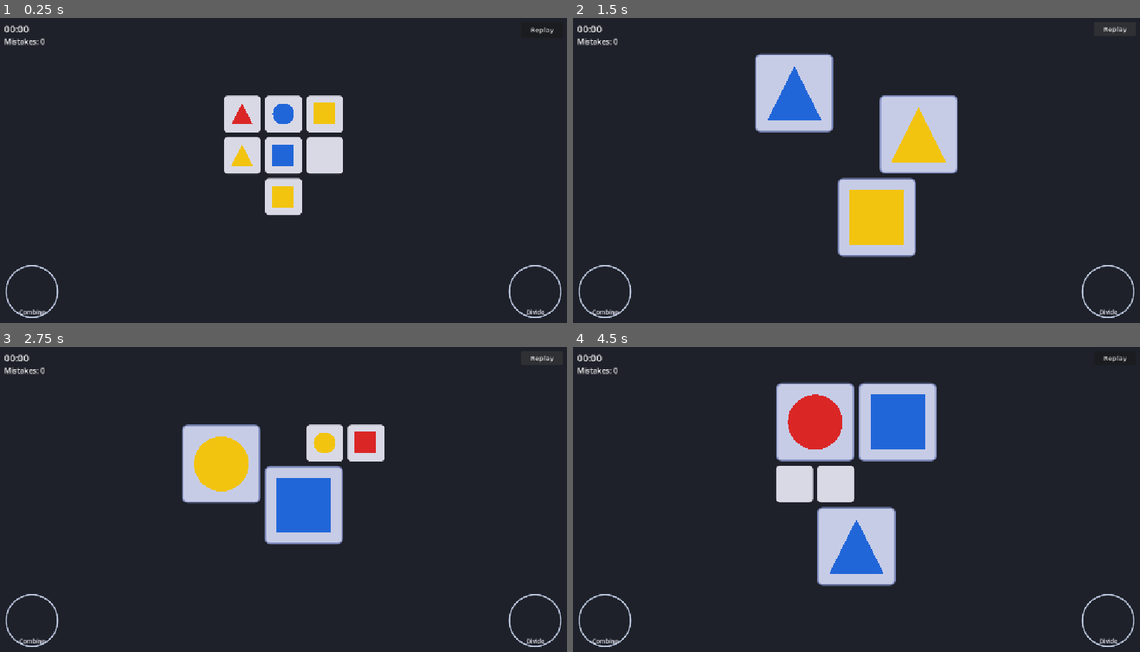
Above: before the commit, frames 1-4 (two rows, left to right).
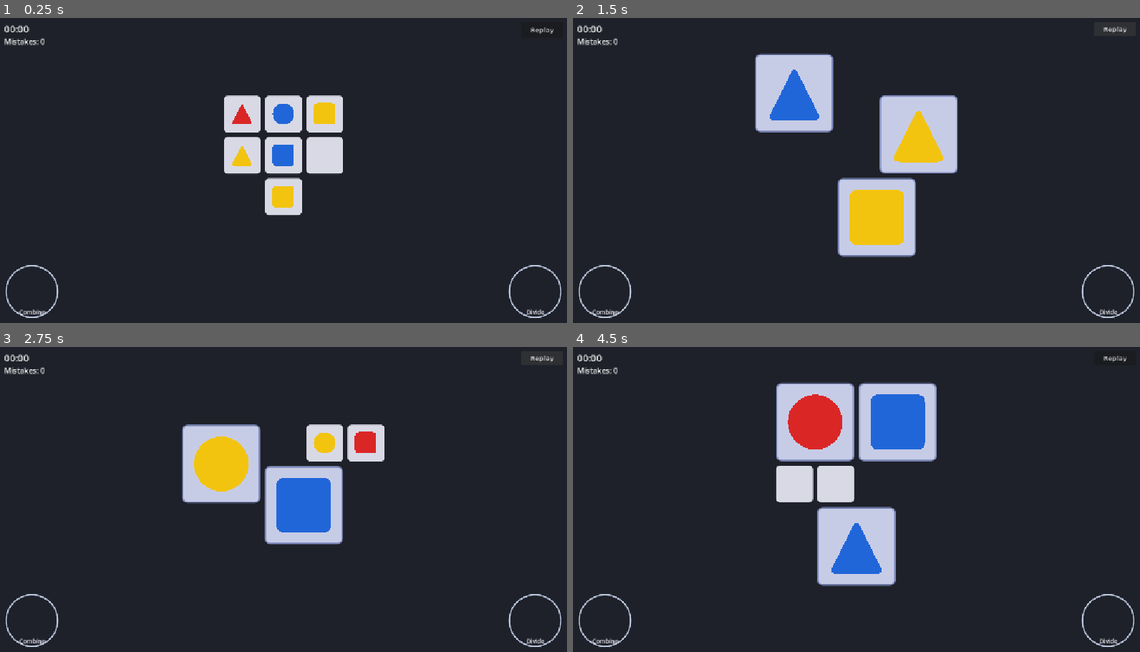
Above: after the commit, the same moments.

Repository: MandalayFleab/ProjectDots
Game: Godot game, scene res://scenes/game/game.tscn
Same seed, same stepped clock (60 frames per second), same inputs: the game is played once before the commit and once after it.
Inputs (mouse positions are in pixels of both pictures, inside the frame that each line leads up to):
- Up to frame 1 (0.25 s): no input
- Up to frame 2 (1.5 s): click "Replay" at 0.5 s; click "Replay" at 1.25 s
- Up to frame 3 (2.75 s): click "Replay" at 2 s
- Up to frame 4 (4.5 s): tap Enter at 2.75, 4.25 s; drag from (794, 462) to (913, 435) at 2.77 s; tap Space at 3.5 s; drag from (771, 401) to (828, 569) at 3.52 s; move the mouse to (794, 441) at 4.27 s; click (794, 441) at 4.42 s

The runs differ from the first frame. In frame 1, less than 0.1% of the frame differs, in the area x 40-60%, y 27-63%; in frame 2, less than 0.1%, in the area x 34-66%, y 15-75%; in frame 3, less than 0.1%; in frame 4, less than 0.1%.

Commit message:
Se agrega animación antes de mezclar las piezas y se mejora el aspecto visual de el triángulo y el cuadrado

Diff:
--- a/scenes/board_cell/board_cell.gd
+++ b/scenes/board_cell/board_cell.gd
@@ -219,7 +219,9 @@
 # Long press (on the cell or the piece sitting in it -- ShapePiece forwards
 # its presses here) expels the current piece. Same timing as the Combiner's.
 func start_hold() -> void:
-	if locked or current_piece == null:
+	# An IGNORE piece is mid-move or shrinking away after a failed check --
+	# expelling it then would race whatever is animating it.
+	if locked or current_piece == null or current_piece.mouse_filter == Control.MOUSE_FILTER_IGNORE:
 		return
 	_hold_active = true
 	_hold_id += 1
--- a/scenes/game/game_manager.gd
+++ b/scenes/game/game_manager.gd
@@ -21,6 +21,10 @@
 # frame would trigger a full board/tray/UI recompute.
 const RESIZE_SETTLE_SECONDS := 0.3
 
+# How long the solution previews take to shrink away once the reveal time is
+# up, before the pieces are scrambled out of the board.
+const PREVIEW_SHRINK_SECONDS := 0.4
+
 @onready var board: Board = $Board
 @onready var tray: Tray = $Tray
 @onready var combiner: Combiner = $Combiner
@@ -44,6 +48,7 @@
 # panel, alongside board_size_ratio = 1.0.
 var chrome_scale: float = 0.70
 
+var _checking_solution: bool = false
 var _ready_for_resize: bool = false
 var _resize_watch_active: bool = false
 var _last_resize_time: float = 0.0
@@ -266,7 +271,42 @@
 		preview.position = (cell.size - preview.size) * 0.5
 	reveal_timer.start()
 
+# Shrinks each control toward its own center and resolves once they're gone,
+# returning false if Replay was pressed meanwhile (the round no longer
+# exists). The tweens are bound to the controls themselves, so a Replay
+# mid-shrink frees them along with their cells, while the wait uses a scene
+# timer that always fires. Input is ignored while shrinking -- callers that
+# keep the controls afterwards reset scale and mouse_filter themselves.
+func _shrink_away(controls: Array) -> bool:
+	var tweens: Array[Tween] = []
+	for control in controls:
+		control.mouse_filter = Control.MOUSE_FILTER_IGNORE
+		control.pivot_offset = control.size * 0.5
+		var tween: Tween = control.create_tween()
+		tween.tween_property(control, "scale", Vector2.ZERO, PREVIEW_SHRINK_SECONDS) \
+			.set_trans(Tween.TRANS_BACK).set_ease(Tween.EASE_IN)
+		tweens.append(tween)
+	var round_level := level
+	await get_tree().create_timer(PREVIEW_SHRINK_SECONDS).timeout
+	# The timer and the tweens end on the same frame, and the timer can fire
+	# first -- without this, a tween's final step would land AFTER a caller
+	# restored scale, shrinking a re-scrambled piece back to zero (invisible
+	# in the tray, which also stalls the next solution check).
+	for tween in tweens:
+		if tween.is_valid():
+			tween.kill()
+	for control in controls:
+		if is_instance_valid(control):
+			control.scale = Vector2.ZERO
+	return level == round_level
+
 func _on_reveal_timer_timeout() -> void:
+	var previews: Array = []
+	for cell in board.get_cells():
+		previews.append_array(cell.get_children())
+	if not await _shrink_away(previews):
+		return
+
 	for cell in board.get_cells():
 		for child in cell.get_children():
 			child.queue_free()
@@ -297,6 +337,10 @@
 	# isn't resolving anything, so it must block readiness too.
 	if tray.get_child_count() > 0 or combiner.held_piece != null:
 		return
+	# A check already in progress is mid-shrink -- a late placement callback
+	# (e.g. an earlier animated move landing now) must not count mistakes twice.
+	if _checking_solution:
+		return
 	var open_cells: Array = []
 	for cell in board.get_cells():
 		if not cell.locked:
@@ -304,7 +348,7 @@
 	_check_solution(open_cells)
 
 func _check_solution(open_cells: Array) -> void:
-	var wrong_pieces: Array[ShapePiece] = []
+	var wrong_cells: Array = []
 	var pending_empty_cells: Array = []
 	for cell in open_cells:
 		if cell.is_solved():
@@ -316,14 +360,37 @@
 				cell.lock()
 		else:
 			mistakes += 1
-			var released: Array[ShapePiece] = cell.release_wrong_pieces()
-			for piece in released:
-				# "Tried" is recorded here, at evaluation time, not when the
-				# piece was dropped -- so repositioning pieces during the
-				# "shape colocation" phase never burns an attempt by itself.
-				cell.remember_tried(piece)
-			wrong_pieces.append_array(released)
+			wrong_cells.append(cell)
 	mistakes_label.text = "Mistakes: %d" % mistakes
+
+	# Misplaced pieces shrink away in their cells first, same as the reveal
+	# previews, and only then get released and re-scrambled.
+	var shrinking: Array = []
+	for cell in wrong_cells:
+		if cell.current_piece != null:
+			shrinking.append(cell.current_piece)
+	if not shrinking.is_empty():
+		# A piece selected before the check could otherwise be tapped into
+		# another cell mid-shrink.
+		Selection.deselect()
+		_checking_solution = true
+		var still_this_round: bool = await _shrink_away(shrinking)
+		_checking_solution = false
+		if not still_this_round:
+			return
+
+	var wrong_pieces: Array[ShapePiece] = []
+	for cell in wrong_cells:
+		var released: Array[ShapePiece] = cell.release_wrong_pieces()
+		for piece in released:
+			# "Tried" is recorded here, at evaluation time, not when the
+			# piece was dropped -- so repositioning pieces during the
+			# "shape colocation" phase never burns an attempt by itself.
+			cell.remember_tried(piece)
+			# Back to full size for the scramble (release_wrong_pieces()'s
+			# cancel_animation() already restored its mouse_filter).
+			piece.scale = Vector2.ONE
+		wrong_pieces.append_array(released)
 
 	if wrong_pieces.is_empty():
 		for cell in pending_empty_cells:
--- a/scenes/shape_piece/shape_piece.gd
+++ b/scenes/shape_piece/shape_piece.gd
@@ -37,9 +37,16 @@
 func _draw() -> void:
 	var fill := Shapes.color_for(color)
 	var margin := 8.0
+	var rounding: float = (minf(size.x, size.y) - margin * 2.0) * Shapes.CORNER_ROUNDING_RATIO
 	match shape_type:
 		Shapes.Type.SQUARE:
-			draw_rect(Rect2(Vector2(margin, margin), size - Vector2(margin, margin) * 2), fill)
+			var points := PackedVector2Array([
+				Vector2(margin, margin),
+				Vector2(size.x - margin, margin),
+				Vector2(size.x - margin, size.y - margin),
+				Vector2(margin, size.y - margin),
+			])
+			draw_colored_polygon(Shapes.rounded_polygon(points, rounding), fill)
 		Shapes.Type.CIRCLE:
 			draw_circle(size * 0.5, size.x * 0.5 - margin, fill)
 		Shapes.Type.TRIANGLE:
@@ -48,7 +55,7 @@
 				Vector2(size.x - margin, size.y - margin),
 				Vector2(margin, size.y - margin),
 			])
-			draw_colored_polygon(points, fill)
+			draw_colored_polygon(Shapes.rounded_polygon(points, rounding), fill)
 	if selected:
 		draw_rect(Rect2(Vector2.ZERO, size), Color(1, 1, 1, 0.9), false, 4.0)
 
--- a/scenes/shapes.gd
+++ b/scenes/shapes.gd
@@ -2,6 +2,30 @@
 
 enum Type { SQUARE, TRIANGLE, CIRCLE }
 enum PrimaryColor { RED, YELLOW, BLUE }
+
+# Corner rounding as a fraction of the shape's drawn size, so big (combined)
+# pieces get proportionally rounder corners instead of a fixed pixel radius.
+const CORNER_ROUNDING_RATIO := 0.15
+const CORNER_SEGMENTS := 6
+
+# Replaces each corner of a closed polygon with a smooth curve: the corner is
+# cut back `radius` px along both of its edges (never more than half an edge,
+# so neighbouring corners can't overlap), and a quadratic Bezier with the
+# original corner as its control point bridges the cut.
+static func rounded_polygon(points: PackedVector2Array, radius: float) -> PackedVector2Array:
+	var result := PackedVector2Array()
+	var count := points.size()
+	for i in count:
+		var corner := points[i]
+		var prev := points[(i - 1 + count) % count]
+		var next := points[(i + 1) % count]
+		var cut: float = minf(radius, minf(corner.distance_to(prev), corner.distance_to(next)) * 0.5)
+		var from := corner.move_toward(prev, cut)
+		var to := corner.move_toward(next, cut)
+		for s in CORNER_SEGMENTS + 1:
+			var t := float(s) / CORNER_SEGMENTS
+			result.append(from.lerp(corner, t).lerp(corner.lerp(to, t), t))
+	return result
 
 static func color_for(primary: PrimaryColor) -> Color:
 	match primary:
